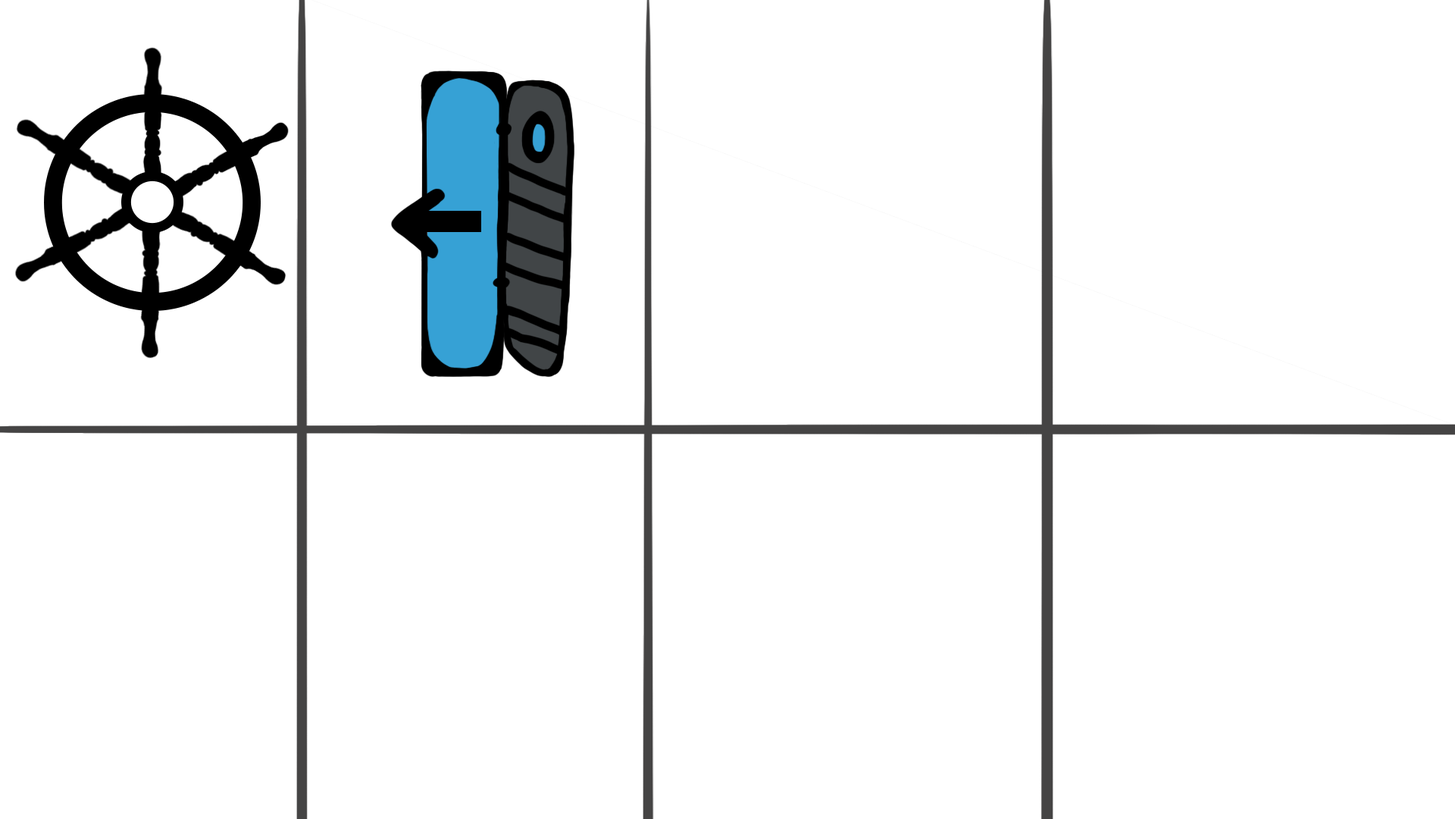
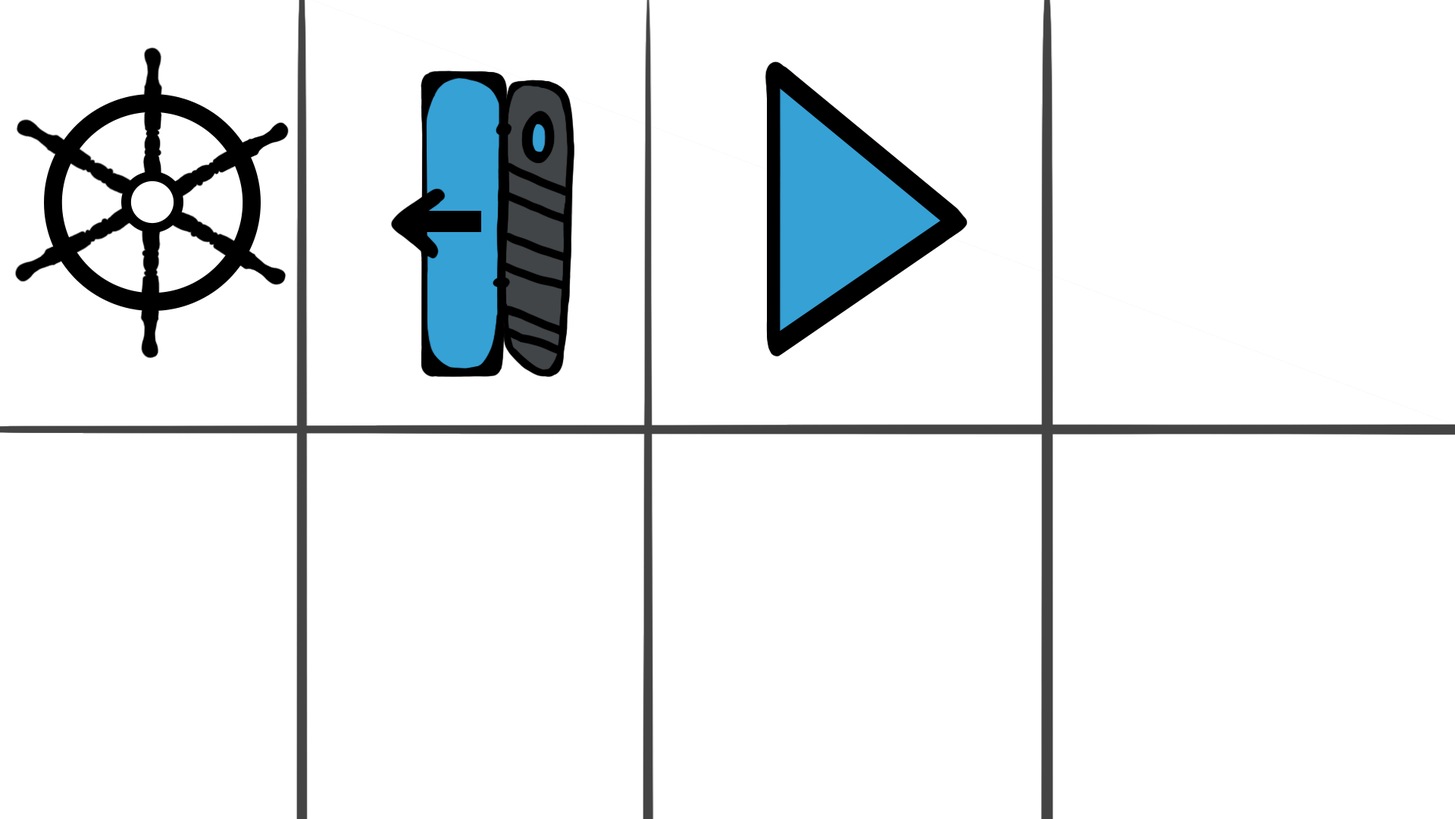
Revision of a layered (1455, 819) image; what changed, layer by layer:
added group "play icon" with 3 layers above "Exit button" over box(764, 61, 968, 358)
added layer "line" (1st of 2, in "play icon") in group "play icon" over box(764, 61, 968, 358)
added layer "color" in group "play icon" over box(767, 76, 944, 336)
